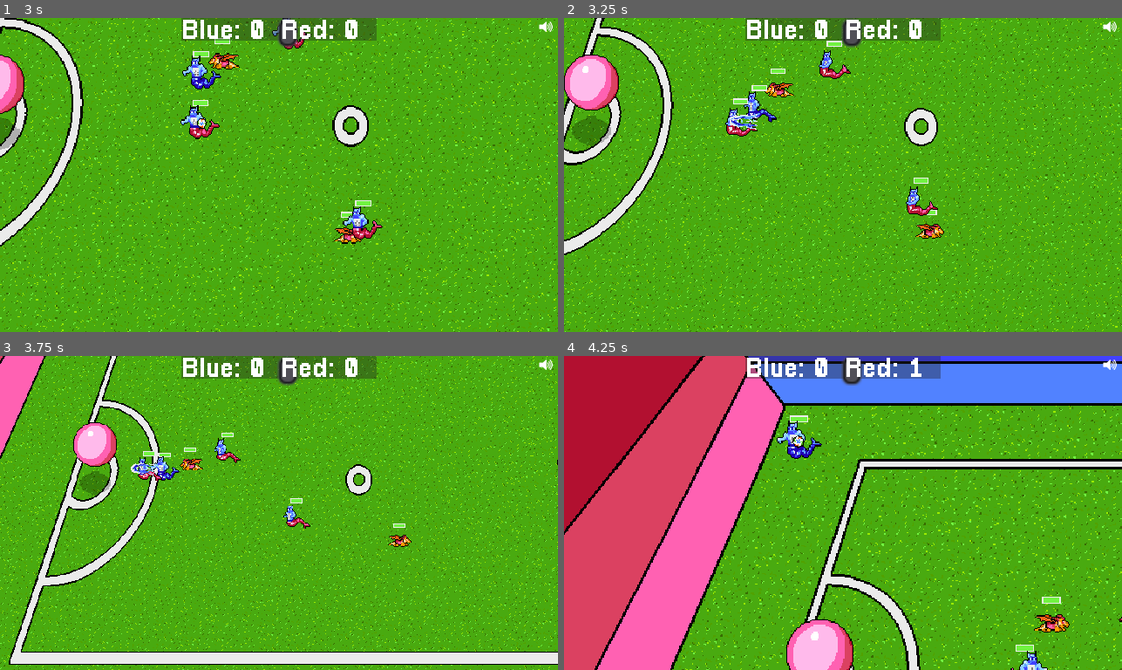
Above: before the commit, frames 1-4 (two rows, left to right).
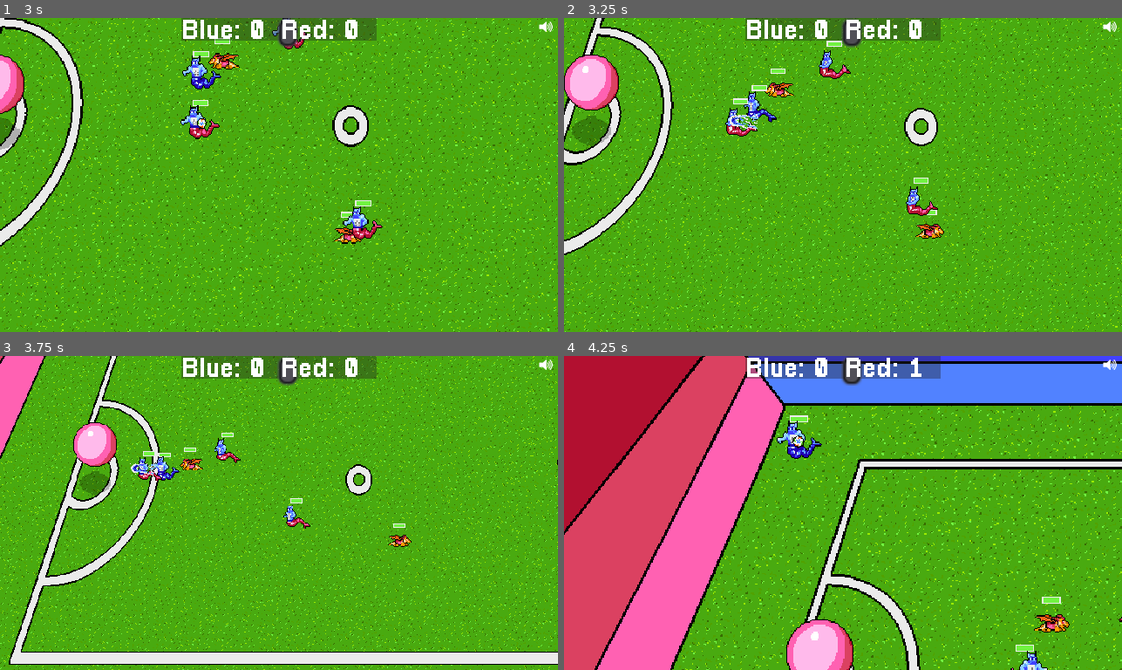
Above: after the commit, the same moments.

Repository: gamkedo-la/Elementaball
Game: Godot game, scene res://Node2D.tscn
Same seed, same stepped clock (60 frames per second), same inputs: the game is played once before the commit and once after it.
Inputs:
- Up to frame 1 (3 s): click "Start" at 0.5 s; hold Right (ui_right) 1.28-2.03 s; hold Down (ui_down) 2.03-2.78 s; hold Right (ui_right) from 2.78 s (still down)
- Up to frame 2 (3.25 s): keep holding Right (ui_right)
- Up to frame 3 (3.75 s): release Right (ui_right) at 3.53 s; hold Up (ui_up) from 3.53 s (still down)
- Up to frame 4 (4.25 s): keep holding Up (ui_up)

Frame 1 is identical in both runs. In frame 2, 0.1% of the frame differs, in the area x 29-35%, y 30-36%; in frame 3, less than 0.1%; in frame 4, nothing differs.

Commit message:
Pitch select works

Diff:
--- /dev/null
+++ b/Art/blue_pitch.tres
@@ -0,0 +1,9 @@
+[gd_resource type="Resource" load_steps=3 format=2]
+
+[ext_resource path="res://Art/pitches.gd" type="Script" id=1]
+[ext_resource path="res://Art/blue_pitch.png" type="Texture" id=2]
+
+[resource]
+script = ExtResource( 1 )
+name = "Blue Pitch"
+sprite = ExtResource( 2 )
--- /dev/null
+++ b/Art/multicolor_pitch.tres
@@ -0,0 +1,9 @@
+[gd_resource type="Resource" load_steps=3 format=2]
+
+[ext_resource path="res://Art/pitches.gd" type="Script" id=1]
+[ext_resource path="res://Art/multicolor_pitch.png" type="Texture" id=2]
+
+[resource]
+script = ExtResource( 1 )
+name = "Multicolor Pitch"
+sprite = ExtResource( 2 )
--- /dev/null
+++ b/Art/pitches.gd
@@ -0,0 +1,7 @@
+extends Resource
+
+
+class_name Pitches
+
+export var name : String = "Pitch Name"
+export var sprite : Texture
--- /dev/null
+++ b/Art/red_pitch.tres
@@ -0,0 +1,9 @@
+[gd_resource type="Resource" load_steps=3 format=2]
+
+[ext_resource path="res://Art/pitches.gd" type="Script" id=1]
+[ext_resource path="res://Art/red_pitch.png" type="Texture" id=2]
+
+[resource]
+script = ExtResource( 1 )
+name = "Red Pitch"
+sprite = ExtResource( 2 )
--- a/Node2D.tscn
+++ b/Node2D.tscn
@@ -145,7 +145,6 @@
 z_index = 3
 frames = SubResource( 8 )
 animation = "water ball"
-frame = 2
 playing = true
 script = ExtResource( 16 )
 
@@ -343,7 +342,6 @@
 
 [node name="PlayerSelectMenu" parent="GUICanvasLayer" instance=ExtResource( 17 )]
 pause_mode = 2
-margin_left = 0.0
 margin_right = 297.0
 margin_bottom = 187.0
 
--- a/UI/Player Select Menu/PlayerSelectMenu.gd
+++ b/UI/Player Select Menu/PlayerSelectMenu.gd
@@ -1,6 +1,7 @@
 extends Control
 
 export(Array, Resource) var selectablePlayers
+export(Array, Resource) var selectablePitches
 
 var pitchIndex = 0
 var centerIndex = 0
@@ -19,7 +20,9 @@
 onready var rightText = get_node("SelectionMenuPopup/SelectionMenuContainer/PlayersContainer/VBoxContainer/RightField/RightFieldSelect/Label")
 onready var rightPlayer = get_node("../../Player3")
 
-onready var pitchSprite = get_node("SelectionMenuPopup/SelectionMenuContainer/TopRowContainer/FieldImage")
+onready var pitchSprite = get_node("SelectionMenuPopup/SelectionMenuContainer/MarginContainer3/TopRowContainer/FieldImage")
+onready var pitchText = get_node("SelectionMenuPopup/SelectionMenuContainer/PitchSelect/Label")
+onready var gamePitch = get_node("../../ParallaxBackground/Sprite")
 
 var main
 
@@ -55,7 +58,6 @@
 	leftText.text = selectablePlayers[leftIndex].speciesName
 	leftPlayer.starting_stats = selectablePlayers[leftIndex]
 	leftPlayer.initialize_stats(leftPlayer.starting_stats)
-	print(get_node("../../Player2").type)
 
 
 func _on_CloseButton_pressed():
@@ -64,4 +66,9 @@
 
 
 func _on_PitchSelect_change(direction):
-	pass
+	pitchIndex += direction
+	if pitchIndex > selectablePitches.size() - 1:
+		pitchIndex = 0
+	pitchSprite.texture = selectablePitches[pitchIndex].sprite
+	gamePitch.texture = pitchSprite.texture
+	pitchText.text = selectablePitches[pitchIndex].name
--- a/UI/Player Select Menu/PlayerSelectMenu.tscn
+++ b/UI/Player Select Menu/PlayerSelectMenu.tscn
@@ -8,6 +8,9 @@
 [ext_resource path="res://Players/red_player_stats.tres" type="Resource" id=6]
 [ext_resource path="res://Players/green_player_stats.tres" type="Resource" id=7]
 [ext_resource path="res://Fonts/UI_font.tres" type="DynamicFont" id=8]
+[ext_resource path="res://Art/red_pitch.tres" type="Resource" id=9]
+[ext_resource path="res://Art/blue_pitch.tres" type="Resource" id=10]
+[ext_resource path="res://Art/multicolor_pitch.tres" type="Resource" id=11]
 
 [sub_resource type="Theme" id=1]
 
@@ -19,6 +22,7 @@
 "_edit_use_anchors_": false
 }
 selectablePlayers = [ ExtResource( 5 ), ExtResource( 6 ), ExtResource( 7 ) ]
+selectablePitches = [ ExtResource( 10 ), ExtResource( 11 ), ExtResource( 9 ) ]
 
 [node name="SelectionMenuPopup" type="PopupPanel" parent="."]
 visible = true
@@ -178,6 +182,7 @@
 [connection signal="change" from="SelectionMenuPopup/SelectionMenuContainer/PlayersContainer/VBoxContainer/LeftField/LeftFieldSelect" to="." method="_on_LeftFieldSelect_change"]
 [connection signal="change" from="SelectionMenuPopup/SelectionMenuContainer/PlayersContainer/VBoxContainer/RightField/RightFieldSelect" to="." method="_on_RightFieldSelect_change"]
 
+[editable path="SelectionMenuPopup/SelectionMenuContainer/PitchSelect"]
 [editable path="SelectionMenuPopup/SelectionMenuContainer/PlayersContainer/CenterFieldSelect"]
 [editable path="SelectionMenuPopup/SelectionMenuContainer/PlayersContainer/VBoxContainer/LeftField/LeftFieldSelect"]
 [editable path="SelectionMenuPopup/SelectionMenuContainer/PlayersContainer/VBoxContainer/RightField/RightFieldSelect"]
--- a/project.godot
+++ b/project.godot
@@ -15,12 +15,18 @@
 "path": "res://Abilities/Abilities.gd"
 }, {
 "base": "Resource",
+"class": "Pitches",
+"language": "GDScript",
+"path": "res://Art/pitches.gd"
+}, {
+"base": "Resource",
 "class": "StartingStats",
 "language": "GDScript",
 "path": "res://Players/StartingStats.gd"
 } ]
 _global_script_class_icons={
 "Abilities": "",
+"Pitches": "",
 "StartingStats": ""
 }
 
Not shown: 1 places in UI/Player Select Menu/PlayerSelectMenu.tscn that only renumber resources
